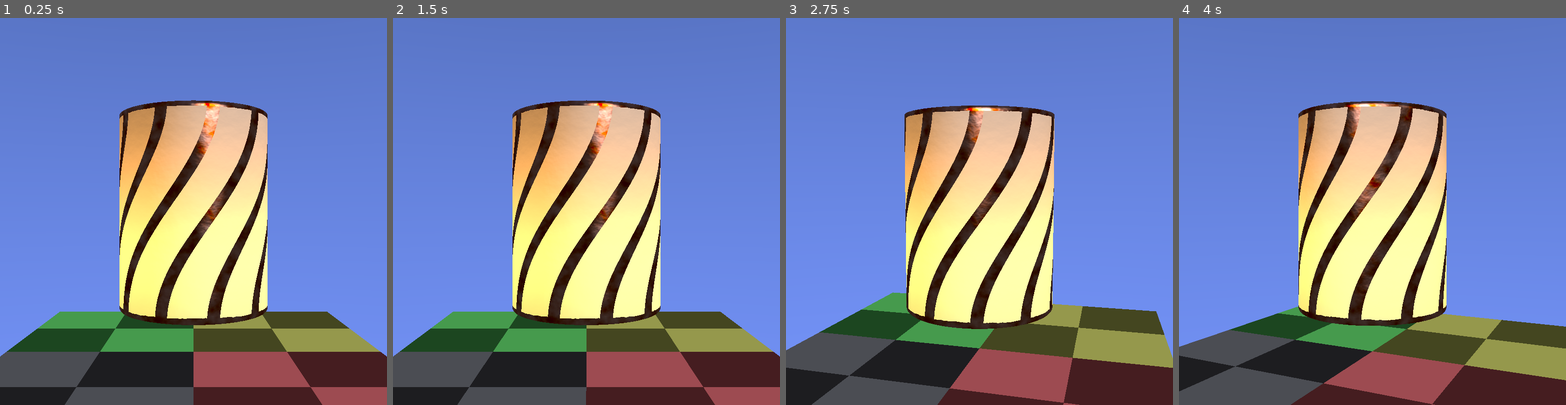
Above: before the commit, frames 1-4 (left to right).
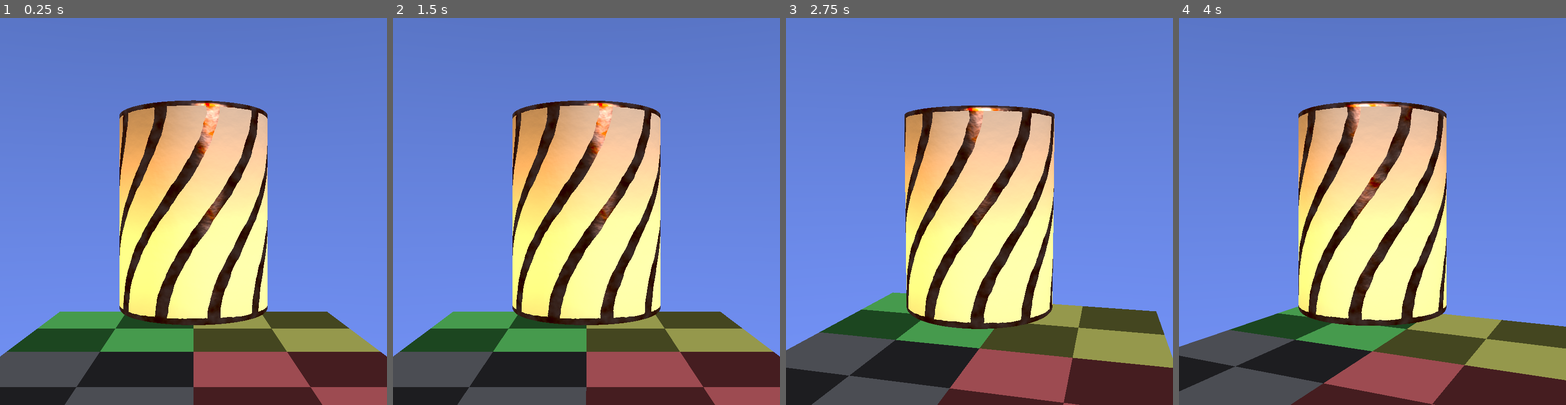
Above: after the commit, the same moments.

Repository: timo-eberl/realtime-graphics-exercises
Game: Godot game, scene res://tester.tscn
Same seed, same stepped clock (60 frames per second), same inputs: the game is played once before the commit and once after it.
Inputs (mouse positions are in pixels of both pictures, inside the frame that each line leads up to):
- Up to frame 1 (0.25 s): no input
- Up to frame 2 (1.5 s): tap Enter at 0.5 s; move the mouse to (605, 211) at 0.52 s; tap R at 0.6 s; move the mouse to (567, 211) at 1.27 s; tap M at 1.35 s
- Up to frame 3 (2.75 s): tap Space at 2 s; move the mouse to (987, 203) at 2.02 s; tap N at 2.1 s
- Up to frame 4 (4 s): tap Enter at 2.75 s; move the mouse to (1368, 219) at 2.77 s; tap L at 2.85 s; tap Space at 3.5 s; move the mouse to (1399, 215) at 3.52 s; tap 1 at 3.6 s

The runs differ from the first frame. In frame 1, 0.2% of the frame differs, in the area x 30-70%, y 22-78%; in frame 2, 0.3%; in frame 3, 0.3%; in frame 4, 0.3%, in the area x 30-70%, y 23-78%.

Commit message:
offset uvs with noise

Diff:
--- a/project-1/src/tester.gdshader
+++ b/project-1/src/tester.gdshader
@@ -411,6 +411,8 @@
 		vec3 normal_noise = texture(normal_noise_texture, uv * vec2(2,1)).xyz;
 		normal_noise = normal_noise * 2.0 - 1.0;
 		colorMetal += (noise * 2.0 - 1.0) * 0.2;
+
+		bentUV += (noise * 2.0 - 1.0) * 0.0025;
 
 		// this is not how you would actually use a normal map, for that
 		// you would need a tangent and binormal
